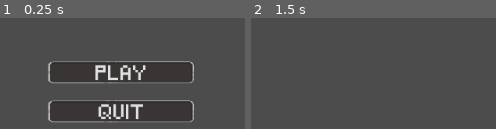
Above: before the commit, frames 1-2 (left to right).
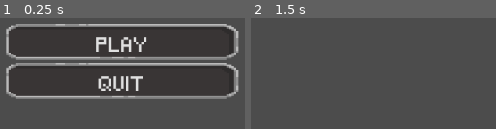
Above: after the commit, the same moments.

Repository: Paz5/ProjektPPZ
Game: Godot game, scene res://Scenes/UI/MainMenuScene.tscn
Two runs of this game, one before a commit and one after it. Both use one fixed random seed, a clock stepped at 60 frames per second and the inputs below. This scene is started directly instead of the project's main scene.
Inputs:
- Up to frame 1 (0.25 s): no input
- Up to frame 2 (1.5 s): click "PLAY" at 0.5 s; tap Enter at 1.25 s

The runs differ from the first frame. In frame 1, 24% of the frame differs, in the area x 2-98%, y 5-94%; in frame 2, nothing differs.

Commit message:
ZmianaPrzycisków
Zamiana przycisków na Button2-300.png

Diff:
--- a/Scenes/UI/MainMenuScene.tscn
+++ b/Scenes/UI/MainMenuScene.tscn
@@ -5,8 +5,14 @@
 [ext_resource path="res://Themes/Button_Theme.tres" type="Theme" id=3]
 
 [node name="MainMenuScene" type="Control"]
-anchor_right = 1.0
-anchor_bottom = 1.0
+anchor_left = 0.5
+anchor_top = 0.5
+anchor_right = 0.5
+anchor_bottom = 0.5
+margin_left = -512.0
+margin_top = -300.0
+margin_right = 512.0
+margin_bottom = 300.0
 script = ExtResource( 1 )
 
 [node name="VBoxContainer" type="VBoxContainer" parent="."]
@@ -14,34 +20,22 @@
 anchor_top = 0.5
 anchor_right = 0.5
 anchor_bottom = 0.5
-margin_left = -110.0
-margin_top = -64.5
-margin_right = 110.0
-margin_bottom = 64.5
-rect_min_size = Vector2( 220, 129 )
+margin_left = -148.5
+margin_top = -100.0
+margin_right = 148.5
+margin_bottom = 100.0
 
 [node name="BtnPlay" type="Button" parent="VBoxContainer"]
-anchor_left = 0.5
-anchor_top = 0.5
-anchor_right = 0.5
-anchor_bottom = 0.5
-margin_left = -110.0
-margin_top = -64.5
-margin_right = 110.0
-margin_bottom = -18.5
+margin_right = 297.0
+margin_bottom = 75.0
 theme = ExtResource( 3 )
 custom_fonts/font = ExtResource( 2 )
 text = "PLAY"
 
 [node name="BtnQuit" type="Button" parent="VBoxContainer"]
-anchor_left = 0.5
-anchor_top = 0.5
-anchor_right = 0.5
-anchor_bottom = 0.5
-margin_left = -110.0
-margin_top = -24.5
-margin_right = 110.0
-margin_bottom = 21.5
+margin_top = 90.0
+margin_right = 297.0
+margin_bottom = 165.0
 theme = ExtResource( 3 )
 custom_fonts/font = ExtResource( 2 )
 text = "QUIT"
--- a/Themes/ButtonTexture.tres
+++ b/Themes/ButtonTexture.tres
@@ -1,8 +1,7 @@
 [gd_resource type="StyleBoxTexture" load_steps=2 format=2]
 
-[ext_resource path="res://Sprites/UI/Button1.png" type="Texture" id=1]
+[ext_resource path="res://Sprites/UI/Button2-300.png" type="Texture" id=1]
 
 [resource]
 texture = ExtResource( 1 )
-normal_map = ExtResource( 1 )
-region_rect = Rect2( 0, -5, 200, 65 )
+region_rect = Rect2( 0, 0, 297, 75 )
